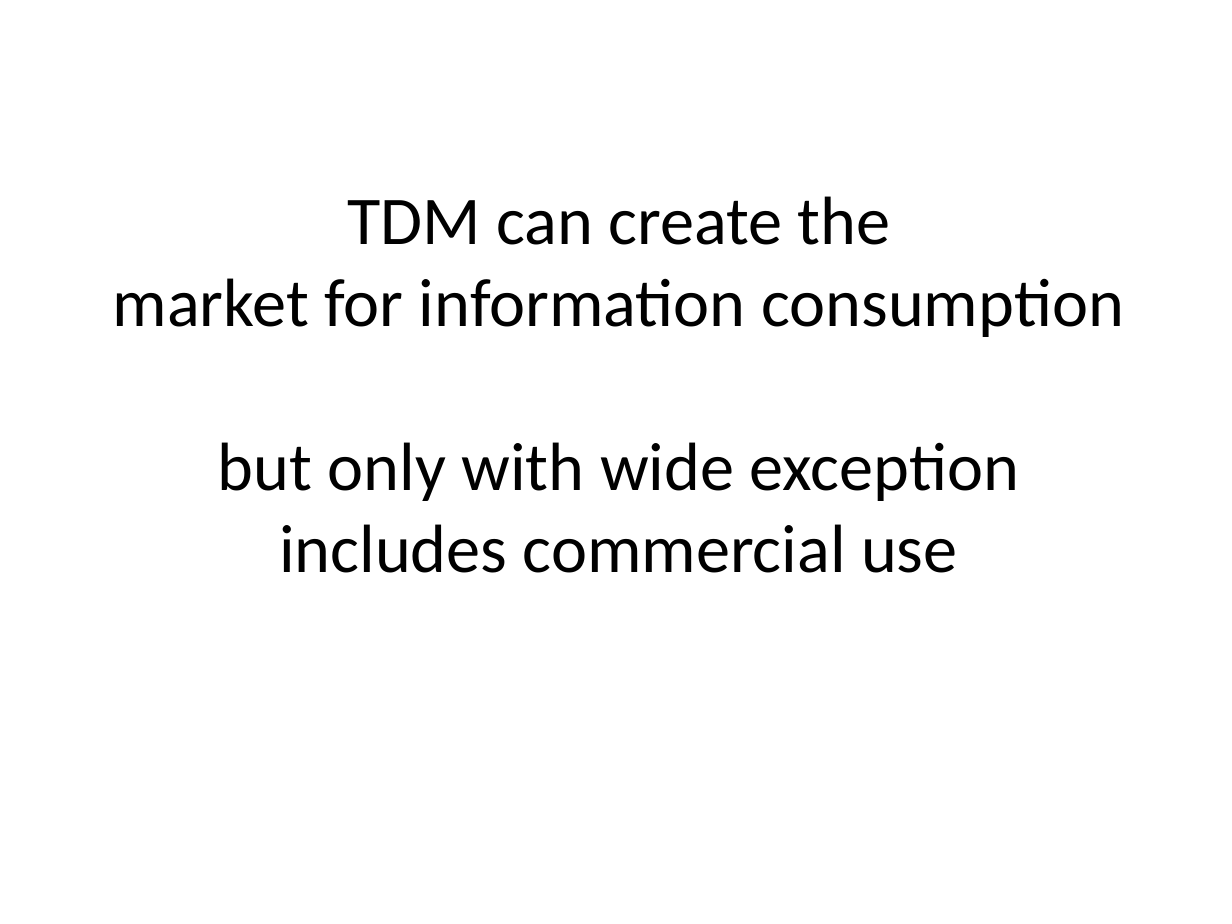
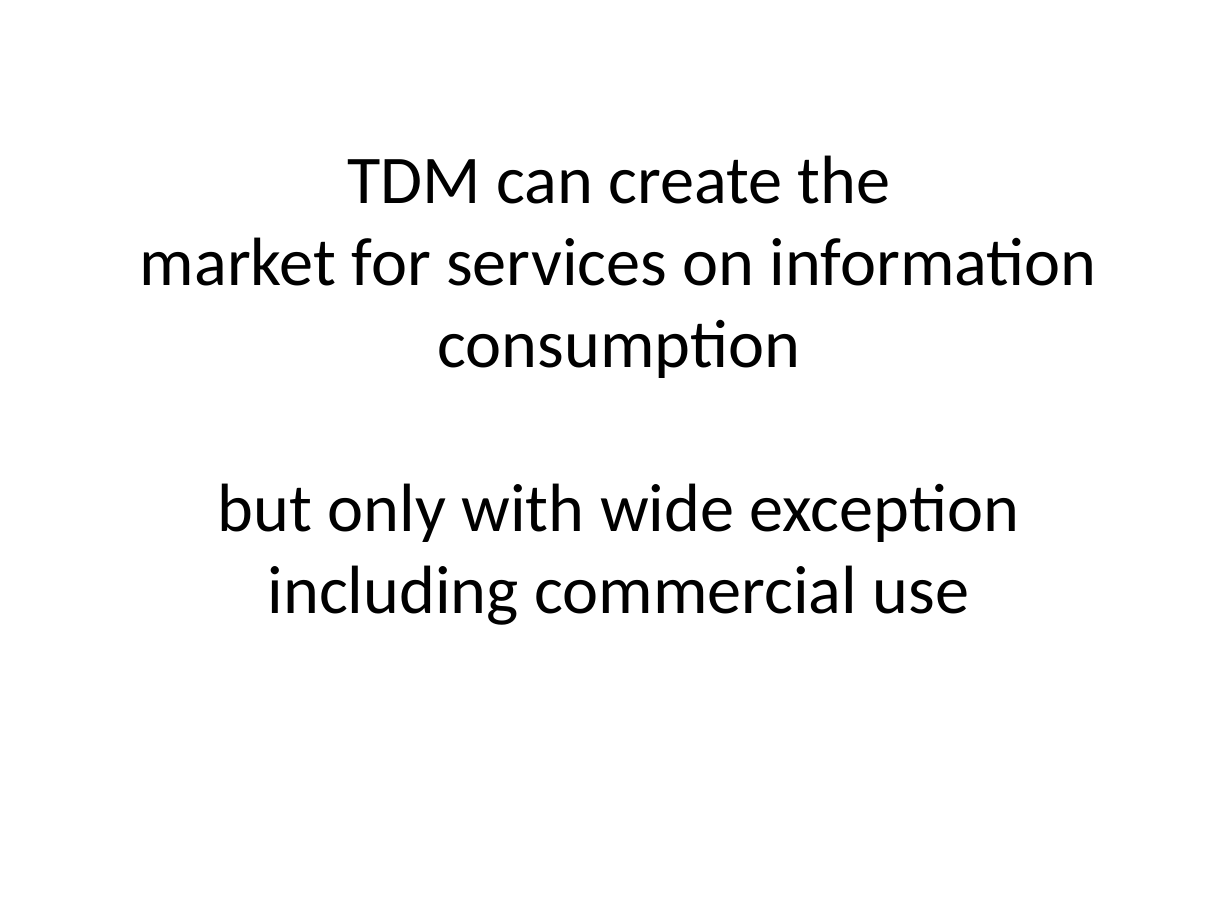
Before and after one commit to chartgerink/talks, a slide deck: slide 35 of 2016_2017/20170621tdm-ep/presentation.odp. Drawn at 1232x924 pixels with LibreOffice and Linux fonts; fonts in the diff are those of the drawing. Boxes give left, top, right and bottom in pixels: in the first picture for what was removed or moved away, otherwise in the second. Text is boxed around its words. In the diff, an @@ line names an element or a change of style, - is before the commit and + after.

```diff
--- a/2016_2017/20170621tdm-ep/presentation.odp
+++ b/2016_2017/20170621tdm-ep/presentation.odp
@@ title at <box>140,155,1097,625</box>: text changed @@
-TDM can create the
-market for information consumption
-but only with wide exception
-includes commercial use
+TDM can create the
+market for services on information consumption
+but only with wide exception
+including commercial use
```
Also in this commit, not shown: 3 other slides changed, 1 slide added, 2 slides removed, 2 other files.
